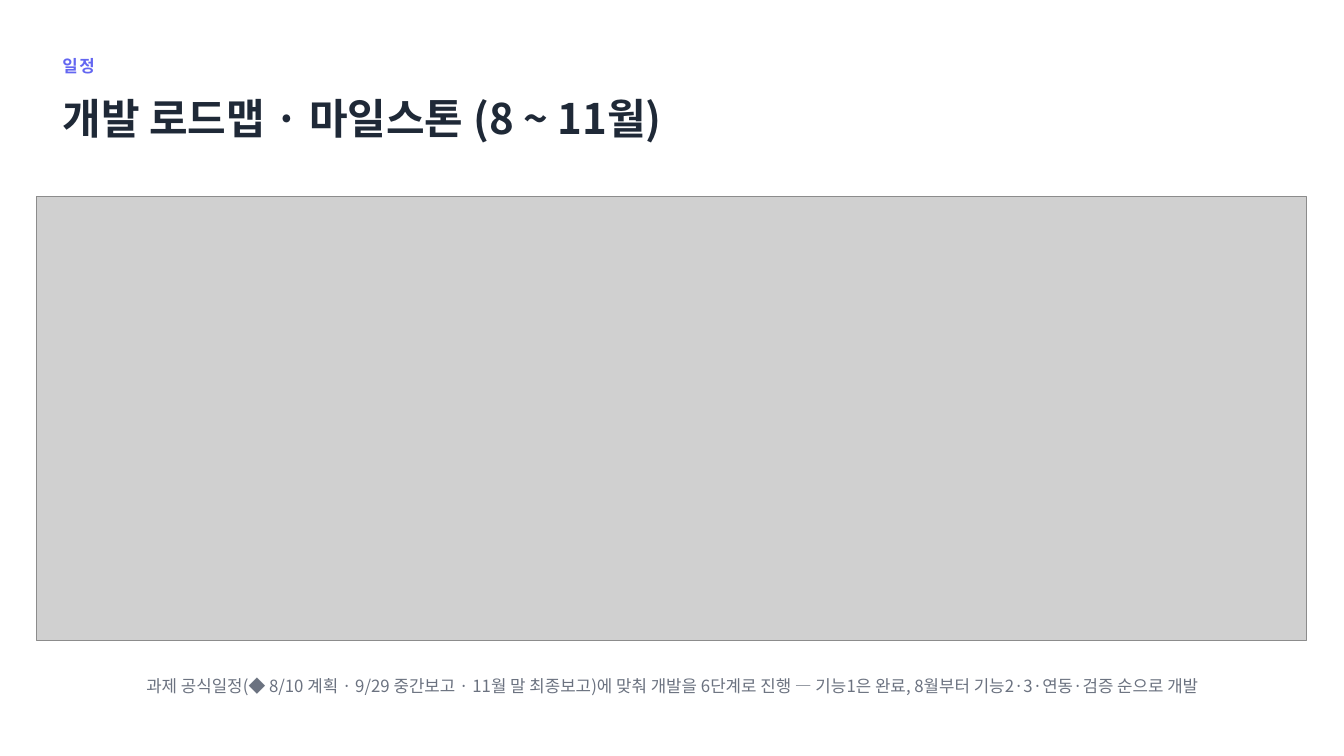
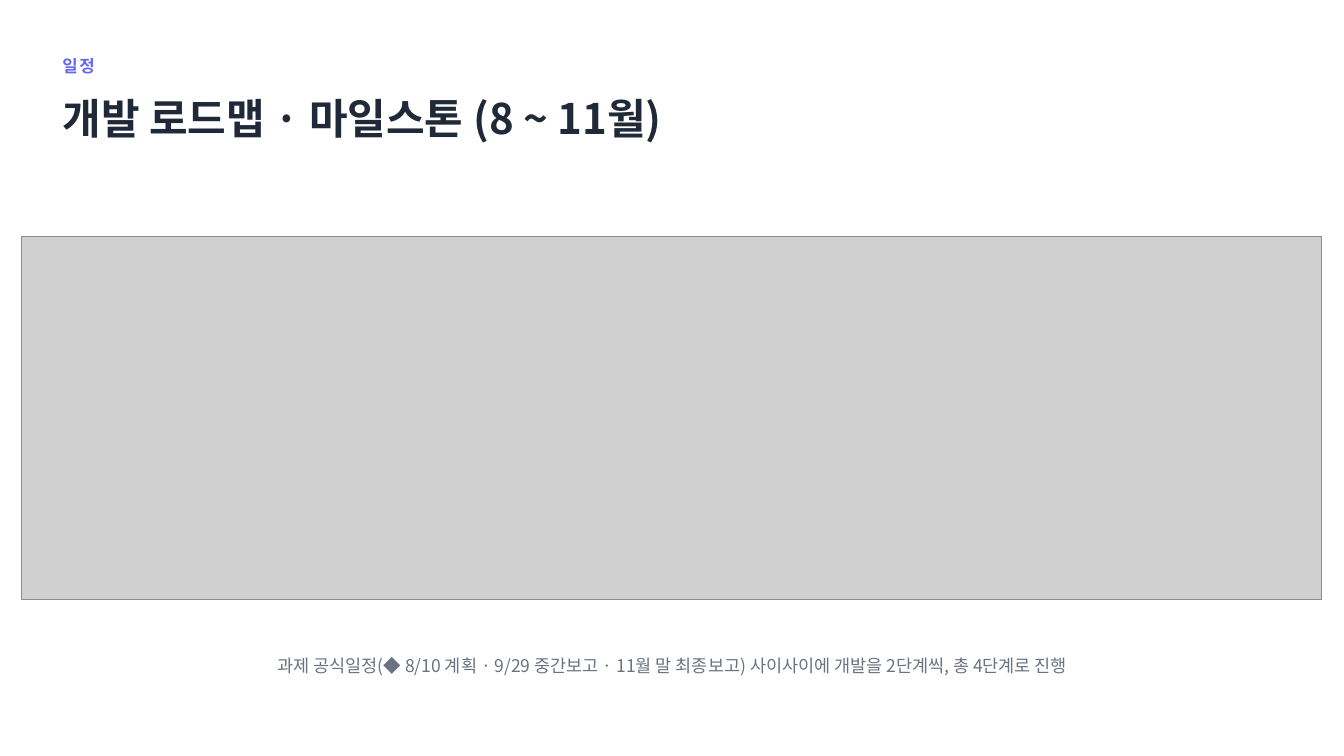
Before and after one commit to jihunhan98/semes-superrookie, a slide deck: slide 15 of docs/진행공유_요구사항자동화.pptx. Drawn at 1344x756 pixels with LibreOffice and Linux fonts; fonts in the diff are those of the drawing; grey boxes stand for pictures. Boxes give left, top, right and bottom in pixels: in the first picture for what was removed or moved away, otherwise in the second. Text is boxed around its words. In the diff, an @@ line names an element or a change of style, - is before the commit and + after.

```diff
--- a/docs/진행공유_요구사항자동화.pptx
+++ b/docs/진행공유_요구사항자동화.pptx
@@ picture resized from (x1=36, y1=197, x2=1307, y2=640) to (x1=21, y1=237, x2=1322, y2=600) @@
@@ text at (x1=277, y1=657, x2=1067, y2=675): text changed; size 12 to 12.5 pt @@
-과제 공식일정(◆ 8/10 계획 · 9/29 중간보고 · 11월 말 최종보고)에 맞춰 개발을 6단계로 진행 — 기능1은 완료, 8월부터 기능2·3·연동·검증 순으로 개발
+과제 공식일정(◆ 8/10 계획 · 9/29 중간보고 · 11월 말 최종보고) 사이사이에 개발을 2단계씩, 총 4단계로 진행
```
Also in this commit, not shown: 1 other file.
